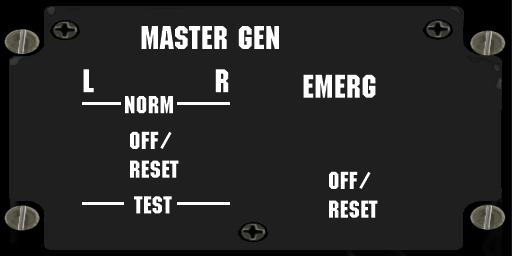
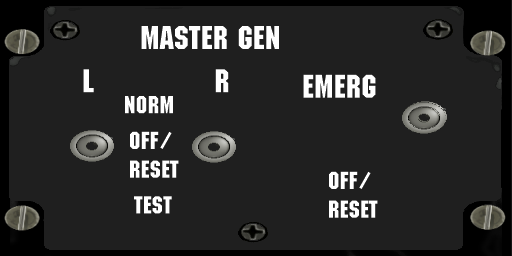
Before/after of a 512×256 layered artwork. What changed in the layer stack:
hid "lines" over [82, 102, 230, 205]
showed "switch-base", painted on it over [70, 102, 447, 162]
added layer "Pasted Layer" above "legends" over [70, 101, 447, 163]
